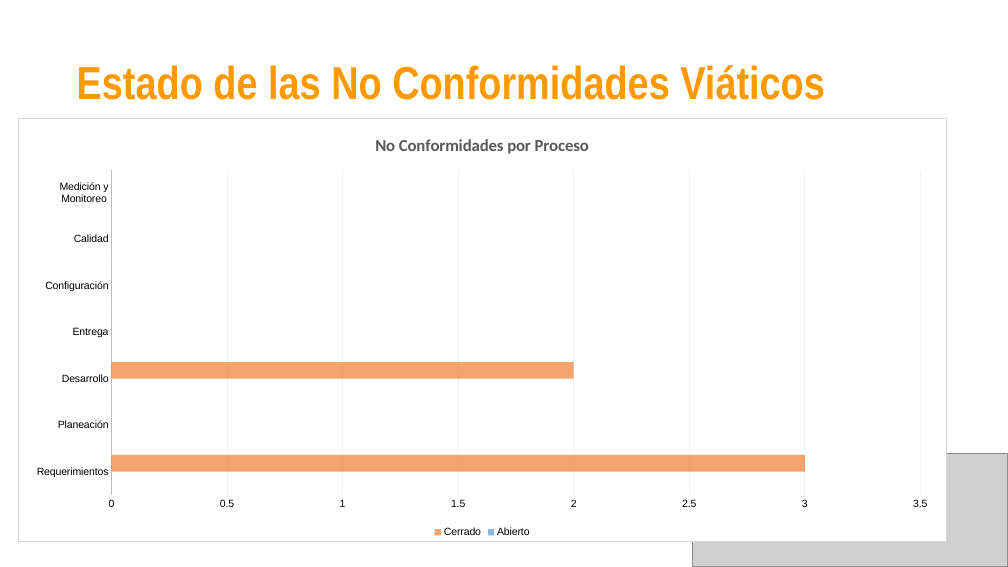
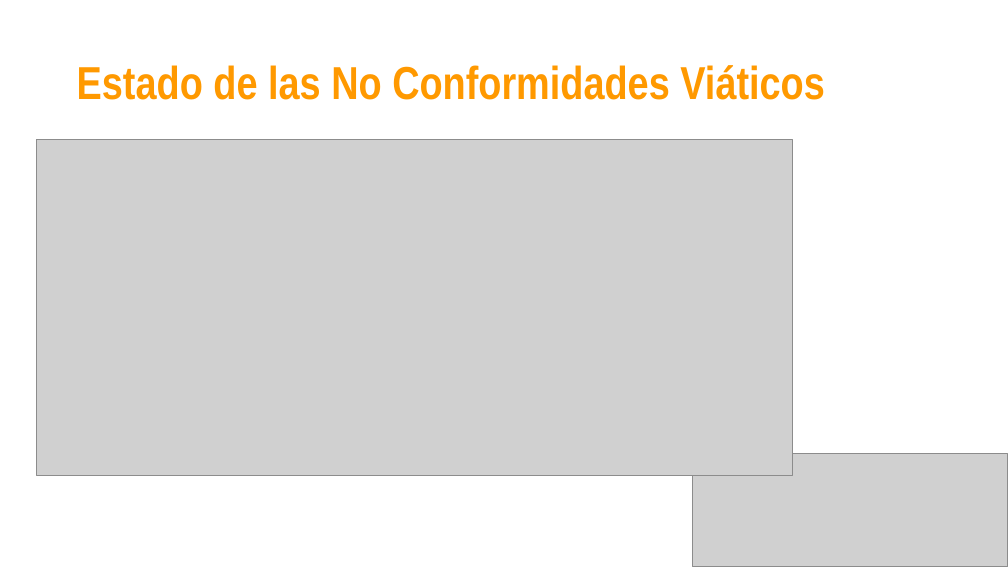
Before and after one commit to jovannyzepeda/Bisoltec, a slide deck: slide 27 of Organizacional/06. Medición y Monitoreo/2016/Bisoltec-ReporteMonitoreo.pptx (slide 21 before the commit). Drawn at 1008x567 pixels with LibreOffice and Linux fonts; fonts in the diff are those of the drawing; grey boxes stand for pictures. Boxes give left, top, right and bottom in pixels: in the first picture for what was removed or moved away, otherwise in the second. Text is boxed around its words. In the diff, an @@ line names an element or a change of style, - is before the commit and + after.

Commit message:
revision de documentos necesarios para la elaboración de acciones correctivas, reporte de monitoreo minuta y concentrado de metricas

```diff
--- a/Organizacional/06. Medición y Monitoreo/2016/Bisoltec-ReporteMonitoreo.pptx
+++ b/Organizacional/06. Medición y Monitoreo/2016/Bisoltec-ReporteMonitoreo.pptx
@@ bar chart removed at (18,118,947,541) @@
-title "No Conformidades por Proceso"
-categories: Requerimientos, Planeación, Desarrollo, Entrega, Configuración, Calidad, Medición y Monitoreo
-Abierto: -, -, -, -, -, -, -
-Cerrado: 3, -, 2, -, -, -, -
@@ picture added at (37,140,793,476) @@
```
Also in this commit, not shown: 23 other slides changed, 9 slides added, 2 slides removed, 8 other files.
